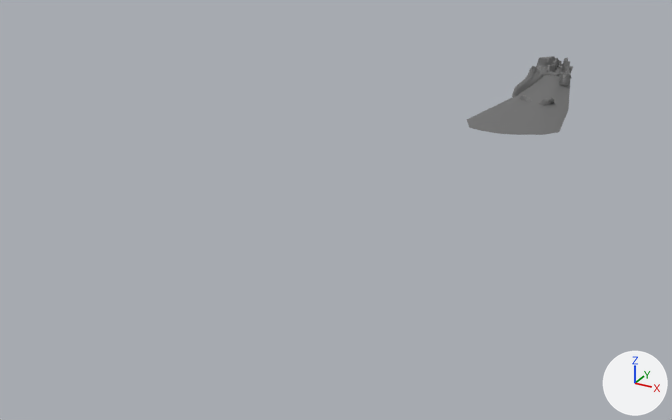
The FBX model Assets/Art/NewMeshTerrain.fbx: old version first, new version second.
Before and after are seen from a camera (50 mm lens) standing at (717.0, -3146.0, 841.0) and looking at (-299.0, -1298.0, -83.0). Lighting does not change. The marker at lower right points along +X, +Y and +Z. Where no turn or scale is listed for an object, it has been applied to the vertices.

The first picture shows 'NewMeshTerrain', 'NewMeshTerrain3'.
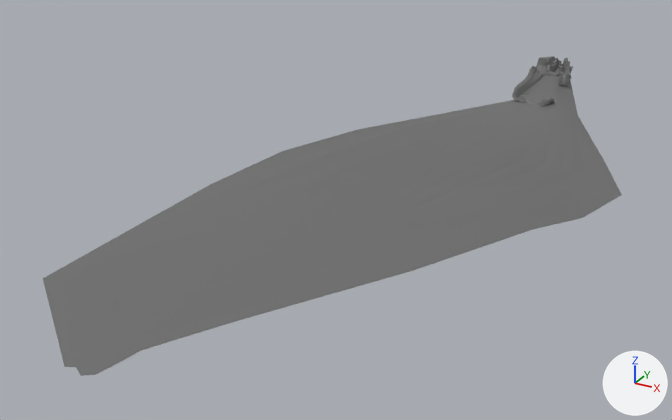
Where the change shows, as pixel boxes [x1, y1, x2, y2] in the pictures (672 x 420 px):
'NewMeshTerrain3', reshaped (442% wider, 344% taller): before [467, 66, 573, 135]; after [43, 66, 622, 376]
part 1 of me_mesh_001, built on: before [467, 79, 570, 135]; after [43, 79, 622, 376]

What the commit changed:
me_mesh_001 is used by ob_newmeshterrain3; location (0.0, 0.0, 0.0).
me_mesh_001 had 110 vertices, 100 faces and spanned x -259.0..31.0, y -635.0..10.0, z -63.0..15.0.
me_mesh_001 now has 134 vertices, 122 faces and spans x -630.0..304.0, y -2353.0..10.0, z -80.0..123.0.
Part 1, on me_mesh_001:
8 vertices are removed from x -220.0..-61.0, y -635.0..-611.0, z -59.0..-53.0.
11 faces are deleted.
12 vertices in x -132.0..-79.0, y -157.0..-123.0, z -5.0..1.0 move by (0.0, 0.0, -1.0).
3 vertices in x -112.0..-98.0, y -172.0..-154.0, z -3.0..0.0 move by (0.0, 0.0, -2.0).
38 vertices move from x -259.0..31.0, y -603.0..-140.0, z -63.0..0.0 to x -496.0..304.0, y -1185.0..-140.0, z -80.0..0.0.
32 vertices are added at x -630.0..234.0, y -2353.0..-989.0, z -56.0..123.0.
33 new faces join them.
